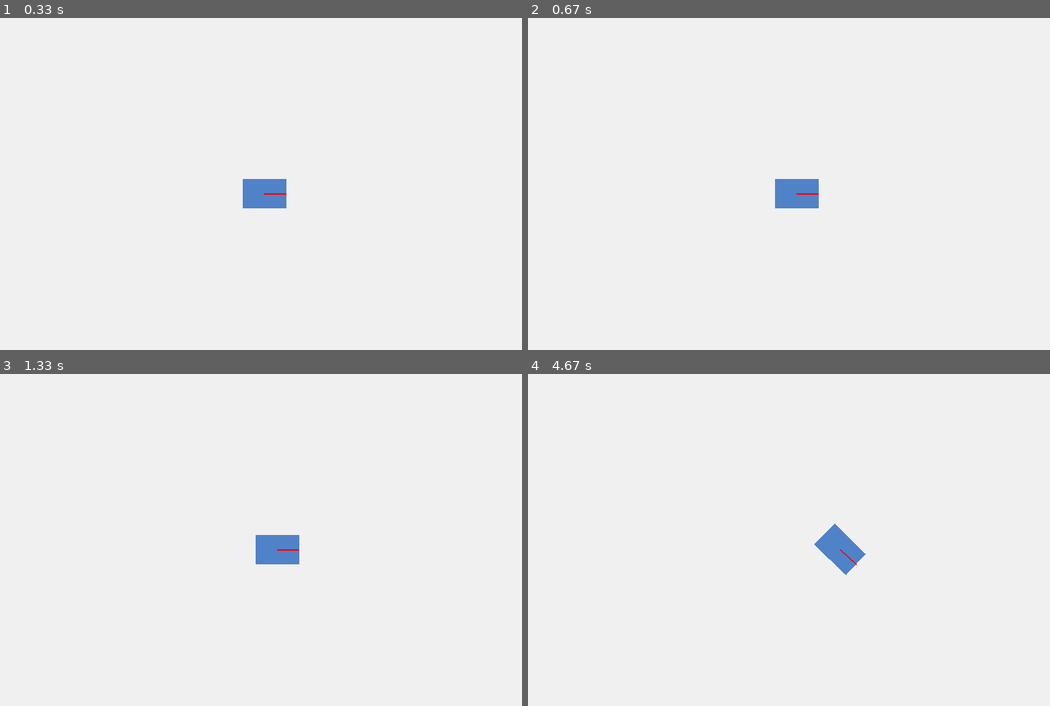
Above: before the commit, frames 1-4 (two rows, left to right).
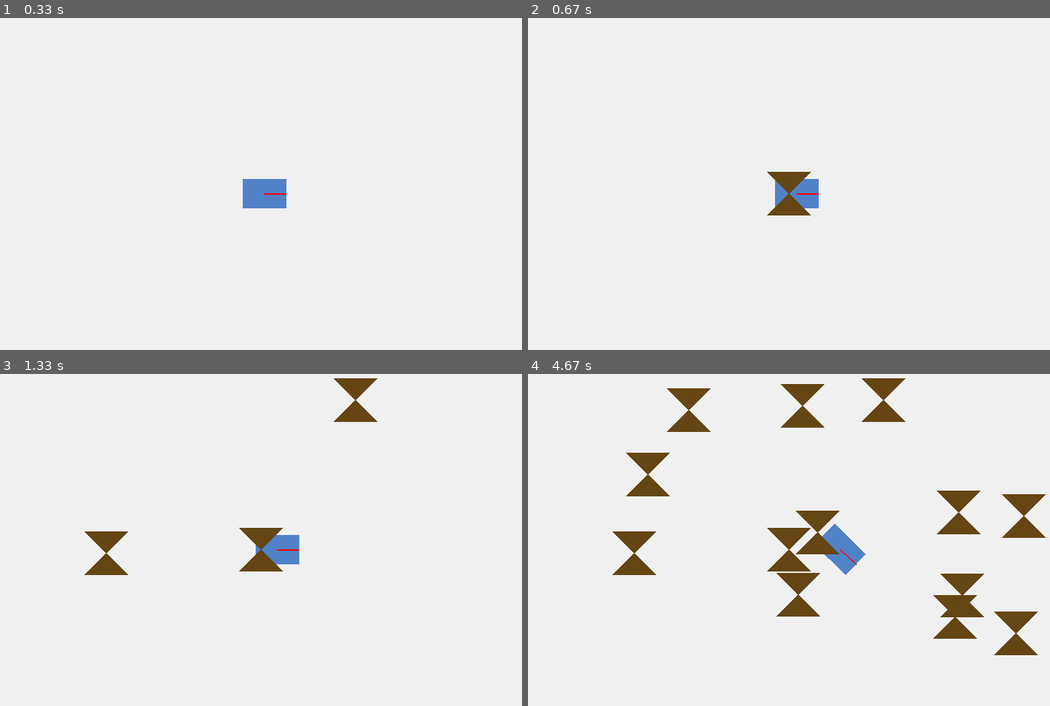
Above: after the commit, the same moments.

Repository: CrazyDreamer2000/ProjetRobotique-UL2IN013
Game: pygame game, started from Projet_Clean/main.py
The game is run twice, just before and just after one commit, with the same random seed, the same clock (stepped at 60 frames per second) and the same inputs.
Inputs (mouse positions are in pixels of both pictures, inside the frame that each line leads up to):
- Up to frame 1 (0.33 s): no input
- Up to frame 2 (0.67 s): click (789, 193) at 0.38 s
- Up to frame 3 (1.33 s): click (104, 553) at 0.72 s; click (354, 400) at 1.05 s
- Up to frame 4 (4.67 s): click (804, 403) at 1.38 s; click (799, 593) at 1.72 s; click (956, 616) at 2.05 s; click (956, 513) at 2.38 s; click (1023, 516) at 2.72 s; click (1013, 632) at 3.05 s; click (815, 533) at 3.38 s; click (648, 473) at 3.72 s; click (961, 596) at 4.05 s; click (689, 410) at 4.38 s

Frame 1 is identical in both runs. In frame 2, 0.6% of the frame differs, in the area x 45-55%, y 46-60%; in frame 3, 1.7%; in frame 4, 7.3%, in the area x 16-100%, y 1-85%.

Commit message:
Implémentation de la fonction dessiner_obstacles qui affiche tout les obstacles à l'écran avec get_corners()

Diff:
--- a/Projet_Clean/affichage/pygame_view.py
+++ b/Projet_Clean/affichage/pygame_view.py
@@ -29,6 +29,10 @@
     fx, fy = transformer_point(L, 0, cx, cy, ori) # pixels (devant du robot)
     pygame.draw.line(screen, (255, 0, 0), (cx, cy), (fx, fy), 2) # dessiner la direction de l'ecran
 
-#def dessiner_obstacle(screen, obstacles, couleur=cfg.COULEUR_OBSTACLE):
+def dessiner_obstacles(screen, obstacles, couleur=cfg.COULEUR_OBSTACLE):
     # Dessine tous les obstacles sur l'écran
-    #for obstacle in obstacles:
+    corners=[]
+    for obs in obstacles:
+        corners.append(obs.get_corners())
+    for obs_corners in corners:
+        pygame.draw.polygon(screen,cfg.COULEUR_OBSTACLE,obs_corners)
--- a/Projet_Clean/main.py
+++ b/Projet_Clean/main.py
@@ -3,7 +3,7 @@
 from core.robot import Robot
 from monde import Obstacle
 from controle.AlgoCarre import AlgoCarre
-from affichage.pygame_view import dessiner_robot
+from affichage.pygame_view import dessiner_robot, dessiner_obstacles
 
 largeur, hauteur = 900, 600 # = 4.5 mètres * 3 mètres
 
@@ -29,10 +29,10 @@
             obs_mousex,obs_mousey= pygame.mouse.get_pos()
             obstacle = Obstacle(obs_mousex,obs_mousey,cfg.TAILLE_OBSTACLE,cfg.TAILLE_OBSTACLE)
             obstacles.append(obstacle)
-            for obs in obstacles:
-                print(obs.x,obs.y,obs.longueur,obs.largeur)
-                corners.append(obs.get_corners())
-                print(corners)
+            #for obs in obstacles:
+                #print(obs.x,obs.y,obs.longueur,obs.largeur)
+                #corners.append(obs.get_corners())
+
 
     vg, vd = algo.calculer_commande(robot, dt)
     robot.definir_commande_roues(vg, vd)
@@ -41,7 +41,7 @@
 
     screen.fill((240, 240, 240))
     dessiner_robot(screen, robot)
-    #dessiner_obstacles(screen, obstacles)
+    dessiner_obstacles(screen, obstacles)
     pygame.display.flip()
 
 pygame.quit()
